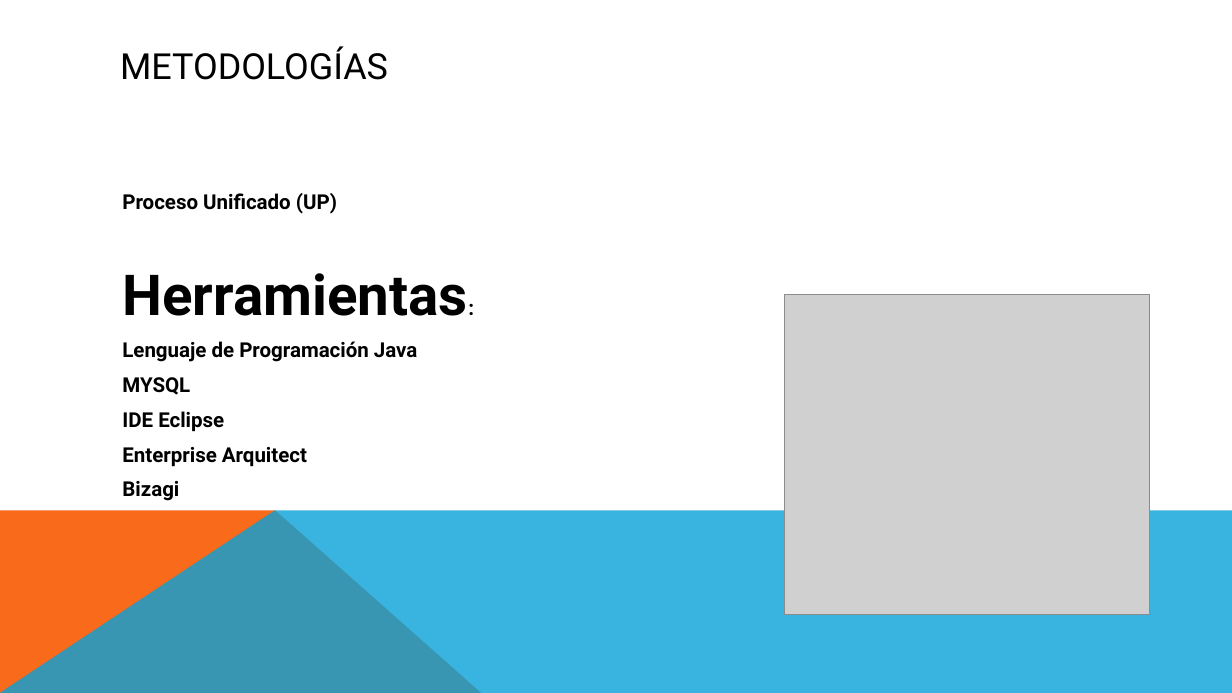
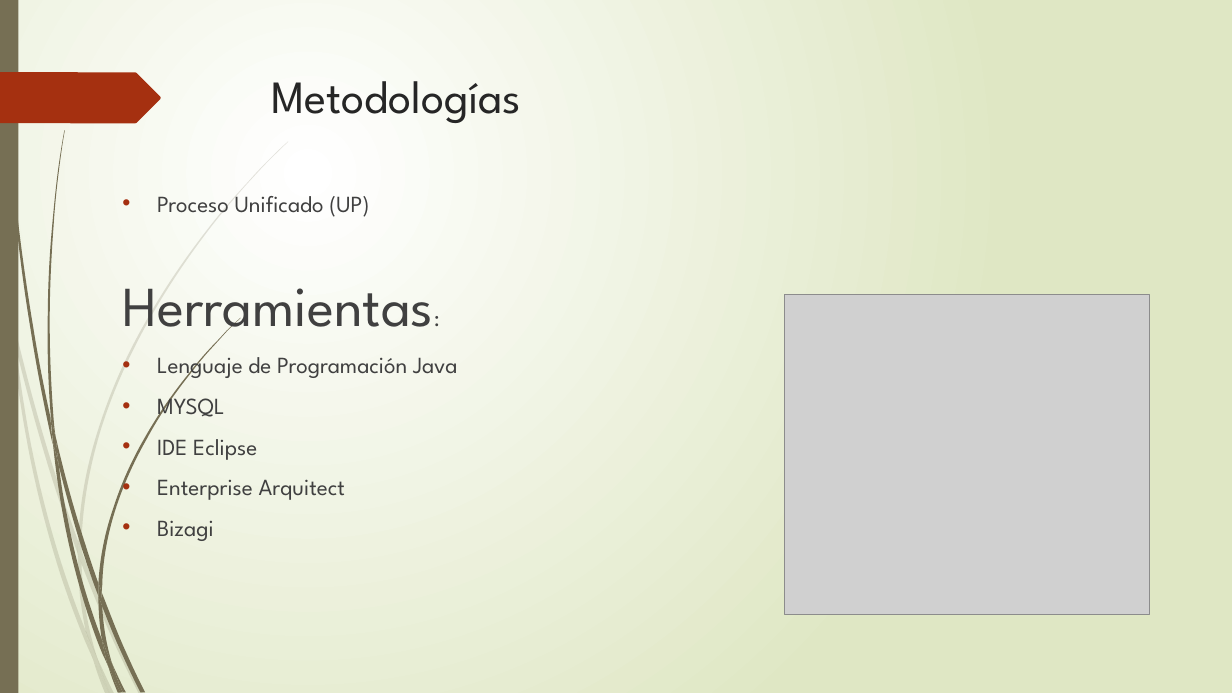
Before and after one commit to food-aid/Seminario, a slide deck: slide 9 of Food-Aid.pptx. Drawn at 1232x693 pixels with LibreOffice and Linux fonts; fonts in the diff are those of the drawing; grey boxes stand for pictures. Boxes give left, top, right and bottom in pixels: in the first picture for what was removed or moved away, otherwise in the second. Text is boxed around its words. In the diff, an @@ line names an element or a change of style, - is before the commit and + after.

```diff
--- a/Food-Aid.pptx
+++ b/Food-Aid.pptx
@@ background #FFFFFF to gradient #FFFFFF to #DFE8C4 @@
@@ rectangle added at bbox=[0, 0, 18, 693], fill #766F54 @@
@@ freeform shape added at bbox=[0, 72, 161, 123], fill #A53010 @@
@@ title "Metodologías" at bbox=[271, 81, 521, 123]: vertical alignment middle to top @@
@@ title at bbox=[271, 81, 521, 123]: text changed; size 28 to 36 pt; font Roboto to League Spartan; text colour #000000 to #262626 @@
-METODOLOGÍAS
+Metodologías
@@ text "Proceso Unificado (UP)" at bbox=[122, 196, 458, 541]: size 16 to 18 pt in "Proceso Unificado (UP)", "Herramientas:", "Lenguaje de Programación Java", "MYSQL" and 3 more places; font Roboto to League Spartan, text colour #000000 to #404040, bold off; bullet none to •; more space between paragraphs @@
@@ freeform shape removed at bbox=[0, 510, 482, 693] @@
@@ freeform shape removed at bbox=[0, 510, 1232, 693] @@
@@ group added at bbox=[0, 141, 288, 693]: 10 freeform shapes @@
@@ group added at bbox=[3, 0, 240, 693]: 12 freeform shapes @@
```
Also in this commit, not shown: 11 other slides changed.
